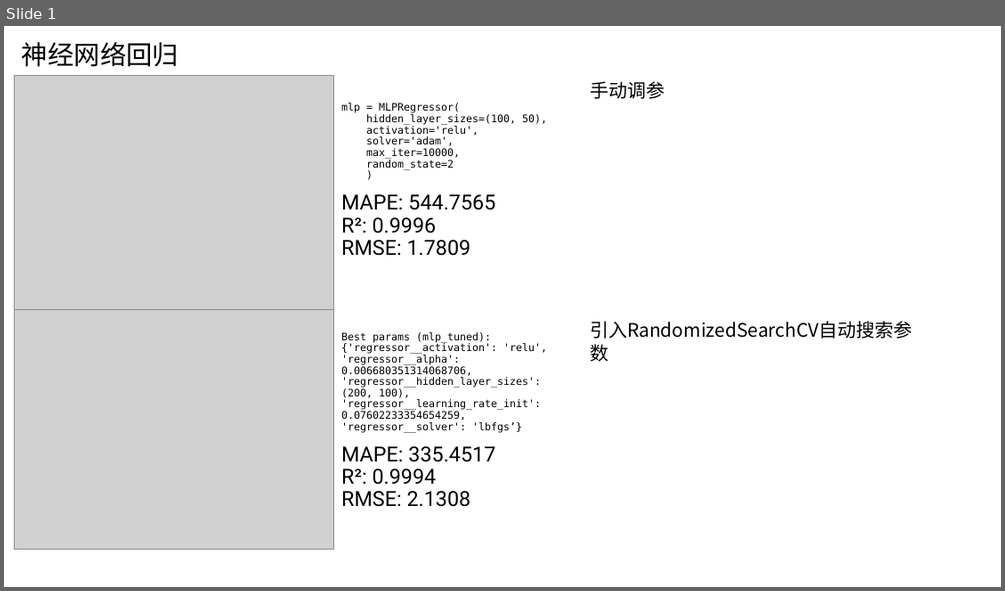
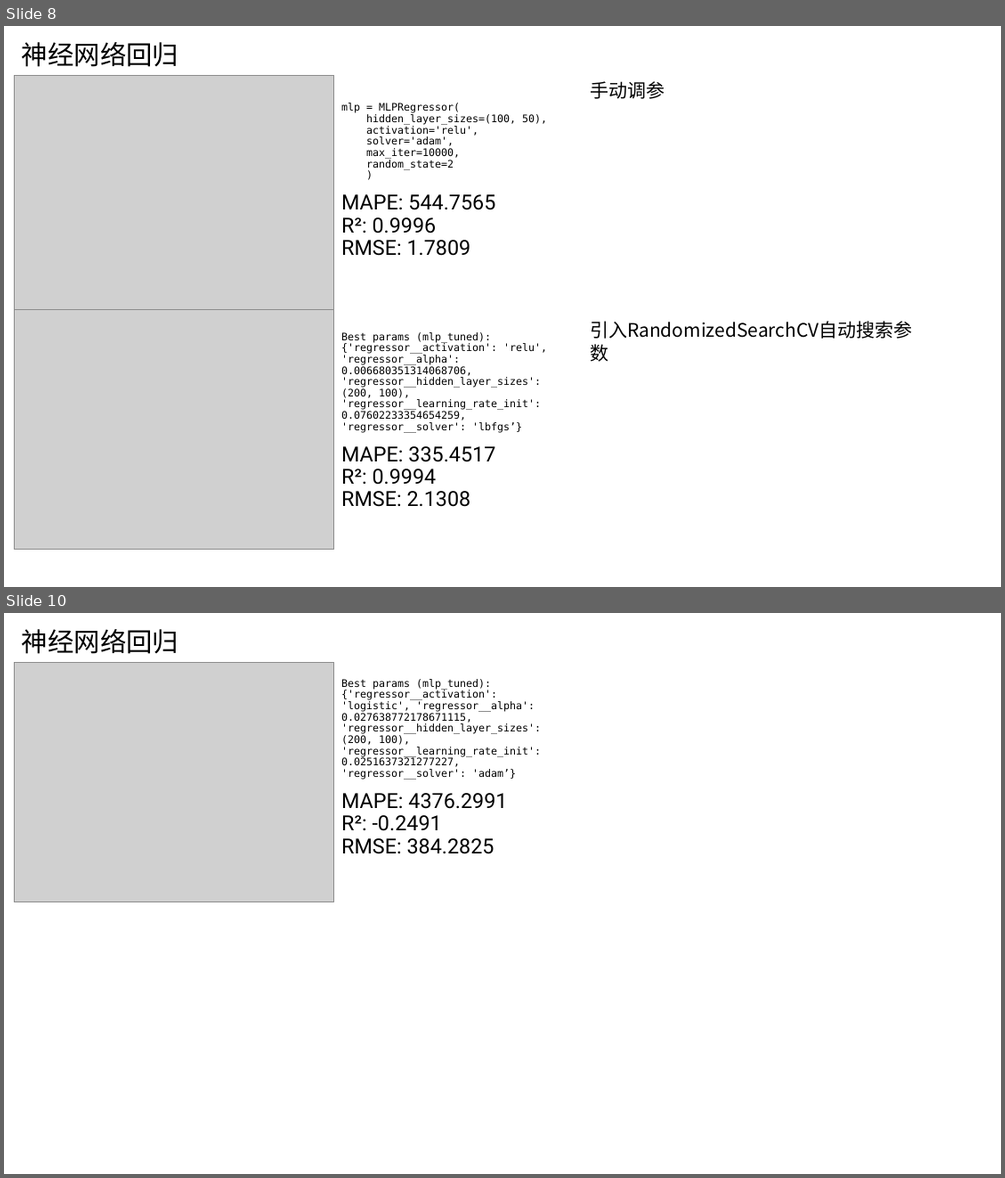
Before and after one commit to AE-26710/Time-Prediction, a slide deck: R5.pptx. Shown one above the other, each under a label of ours: slide 1 before the commit, slides 8 and 10 after it; the slides between them are not shown. The pictures are 1005x591 and 1005x1178 pixels, drawn with LibreOffice and Linux fonts; fonts in the diff are those of the drawing; grey boxes stand for pictures. Boxes give left, top, right and bottom in pixels: in the first picture for what was removed or moved away, otherwise in the second. Text is boxed around its words. In the diff, an @@ line names an element or a change of style, - is before the commit and + after.

```diff
--- a/R5.pptx
+++ b/R5.pptx
@@ slide 10 added at [4,613,1001,1174], background #FFFFFF @@
@@ title added at [22,629,178,654], 25.2 pt, text #000000 @@
+神经网络回归
@@ picture added at [15,662,334,902] @@
@@ text added at [341,679,541,854], 10 pt, text #000000 @@
+Best params (mlp_tuned): {'regressor__activation': 'logistic', 'regressor__alpha': 0.027638772178671115, 'regressor__hidden_layer_sizes': (200, 100), 'regressor__learning_rate_init': 0.0251637321277227, 'regressor__solver': 'adam’}
+MAPE: 4376.2991
+R²: -0.2491
+RMSE: 384.2825
@@ what was slide 1 is now slide 8 @@
```
Also in this commit, not shown: 9 slides changed, 6 other slides added, 12 other files.
